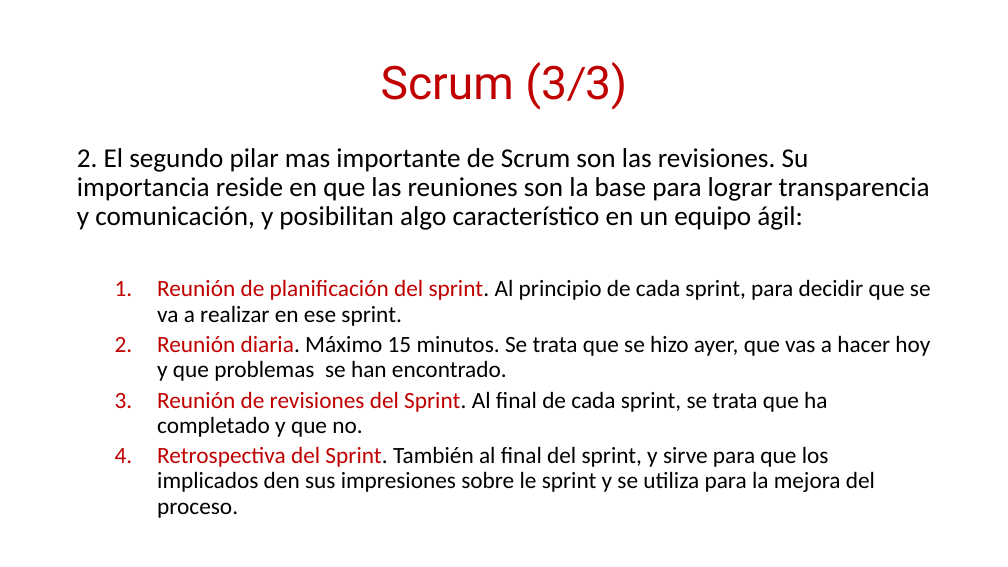
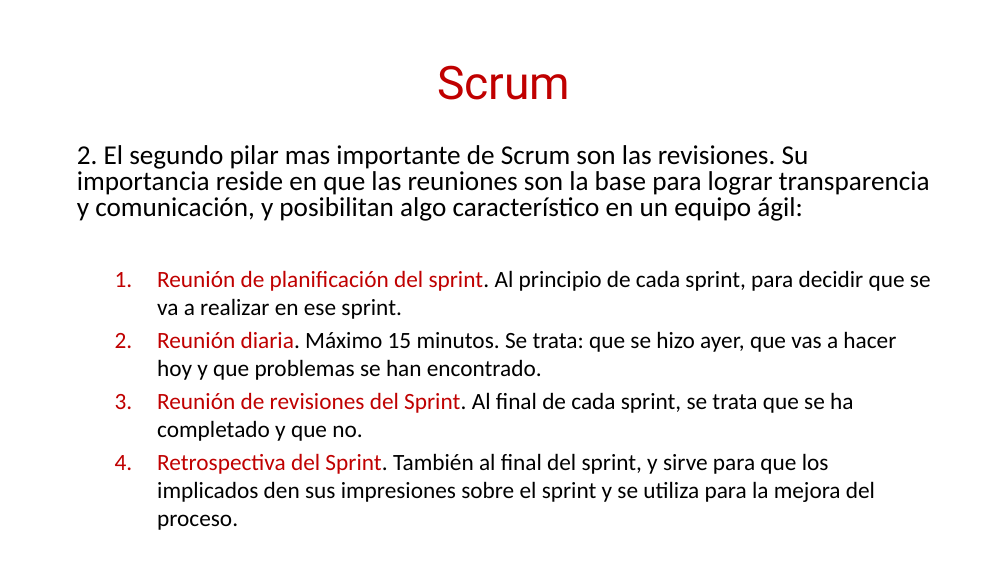
Before and after one commit to daniiel/cursos, a slide deck: slide 11 of Scrum/Metodologías Agiles.pptx (slide 13 before the commit). Drawn at 1008x567 pixels with LibreOffice and Linux fonts; fonts in the diff are those of the drawing. Boxes give left, top, right and bottom in pixels: in the first picture for what was removed or moved away, otherwise in the second. Text is boxed around its words. In the diff, an @@ line names an element or a change of style, - is before the commit and + after.

Commit message:
actualizacion presentaciones SCRUM

```diff
--- a/Scrum/Metodologías Agiles.pptx
+++ b/Scrum/Metodologías Agiles.pptx
@@ title at [437,65,570,100]: text changed @@
-Scrum (3/3)
+Scrum
@@ text at [77,145,931,319]: line spacing 0.9 to 0.8; line spacing 0.9 to 1 @@
@@ text at [157,331,896,502]: text changed @@
-  2. Reunión diaria. Máximo 15 minutos. Se trata que se hizo ayer, que vas a hacer hoy y que problemas se han encontrado.
-  3. Reunión de revisiones del Sprint. Al final de cada sprint, se trata que ha completado y que no.
-  4. Retrospectiva del Sprint. También al final del sprint, y sirve para que los implicados den sus impresiones sobre le sprint y se utiliza para la mejora del proceso.
+  2. Reunión diaria. Máximo 15 minutos. Se trata: que se hizo ayer, que vas a hacer hoy y que problemas se han encontrado.
+  3. Reunión de revisiones del Sprint. Al final de cada sprint, se trata que se ha completado y que no.
+  4. Retrospectiva del Sprint. También al final del sprint, y sirve para que los implicados den sus impresiones sobre el sprint y se utiliza para la mejora del proceso.
```
Also in this commit, not shown: 13 other slides changed, 1 slide added, 5 slides removed, 1 other file.
